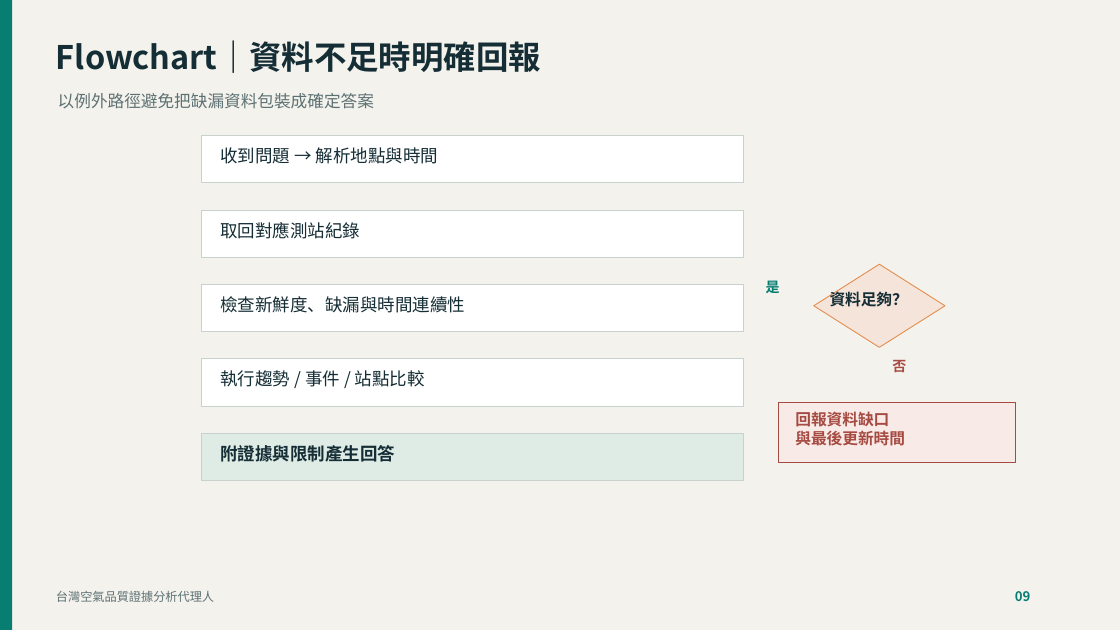
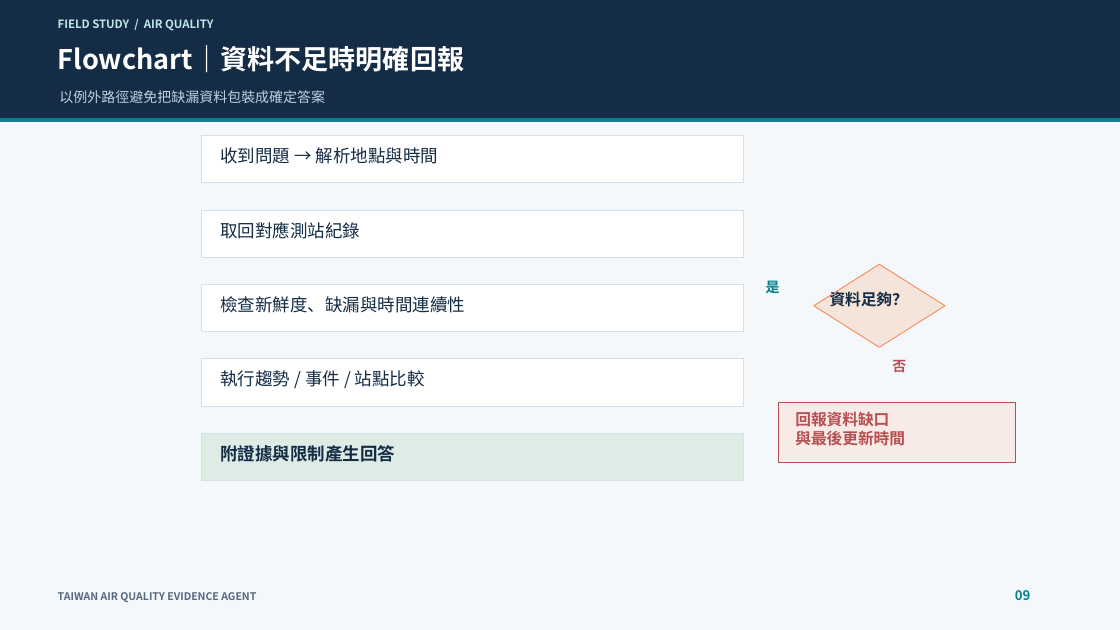
Before and after one commit to Jurass4207/IOT-Final-Project-Proposal, a slide deck: slide 9 of output/Proposal.pptx. Drawn at 1120x630 pixels with LibreOffice and Linux fonts; fonts in the diff are those of the drawing. Boxes give left, top, right and bottom in pixels: in the first picture for what was removed or moved away, otherwise in the second. Text is boxed around its words. In the diff, an @@ line names an element or a change of style, - is before the commit and + after.

Commit message:
Refresh proposal presentation design

```diff
--- a/output/Proposal.pptx
+++ b/output/Proposal.pptx
@@ background #F4F2EC to #F4F8FB @@
@@ rectangle removed at box(0, 0, 13, 630) @@
@@ rectangle added at box(0, 0, 1120, 122), fill #142C46 @@
@@ text added at box(58, 19, 213, 31), 9.8 pt, text #BFE7E6, bold @@
+FIELD STUDY / AIR QUALITY
@@ text "Flowchart｜資料不足時明確回報" at box(58, 45, 465, 73): size 27.8 to 23.2 pt, text colour #152D35 to #FFFFFF @@
@@ text "以例外路徑避免把缺漏資料包裝成確定答案" at box(59, 90, 325, 103): size 14.2 to 12 pt, text colour #5D7174 to #C1D0DC @@
@@ rectangle added at box(0, 118, 1120, 122), fill #087F8C @@
@@ diamond at box(814, 265, 945, 348): outline #E48A4A 0.75 pt to #F08A58 0.75 pt @@
@@ text "是" at box(766, 278, 780, 296): text colour #087E73 to #087F8C @@
@@ text colour #152D35 to #142C46 in 6 elements at box(220, 147, 438, 164), box(220, 222, 360, 239), box(220, 296, 465, 313), box(220, 370, 425, 387), box(220, 445, 395, 462), box(830, 289, 908, 307) @@
@@ text "否" at box(892, 360, 906, 372): text colour #A64B42 to #B64F50 @@
@@ rectangle at box(779, 402, 1015, 463): outline #A64B42 0.75 pt to #B64F50 0.75 pt @@
@@ text "回報資料缺口" at box(795, 411, 905, 446): text colour #A64B42 to #B64F50 @@
@@ outline #C7D2CE 0.75 pt to #D5E1E9 0.75 pt in 5 elements at box(202, 135, 744, 182), box(202, 210, 744, 257), box(202, 285, 744, 332), box(202, 359, 744, 406), box(202, 434, 744, 481) @@
@@ text at box(58, 592, 256, 602): text changed; size 10.5 to 9 pt; text colour #5D7174 to #536A80; bold on @@
-台灣空氣品質證據分析代理人
+TAIWAN AIR QUALITY EVIDENCE AGENT
@@ text "09" at box(1015, 590, 1031, 600): text colour #087E73 to #087F8C @@
```
Also in this commit, not shown: 15 other slides changed, 1 slide added, 1 slide removed.
